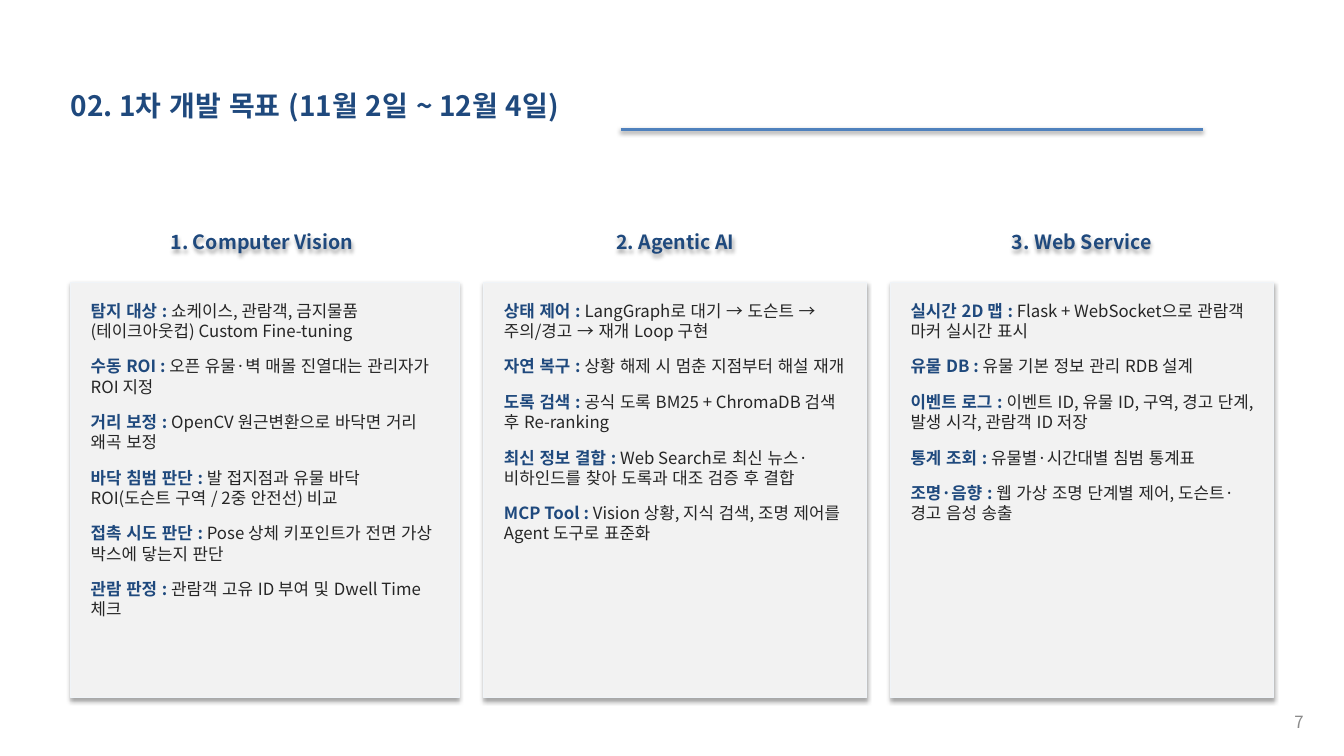
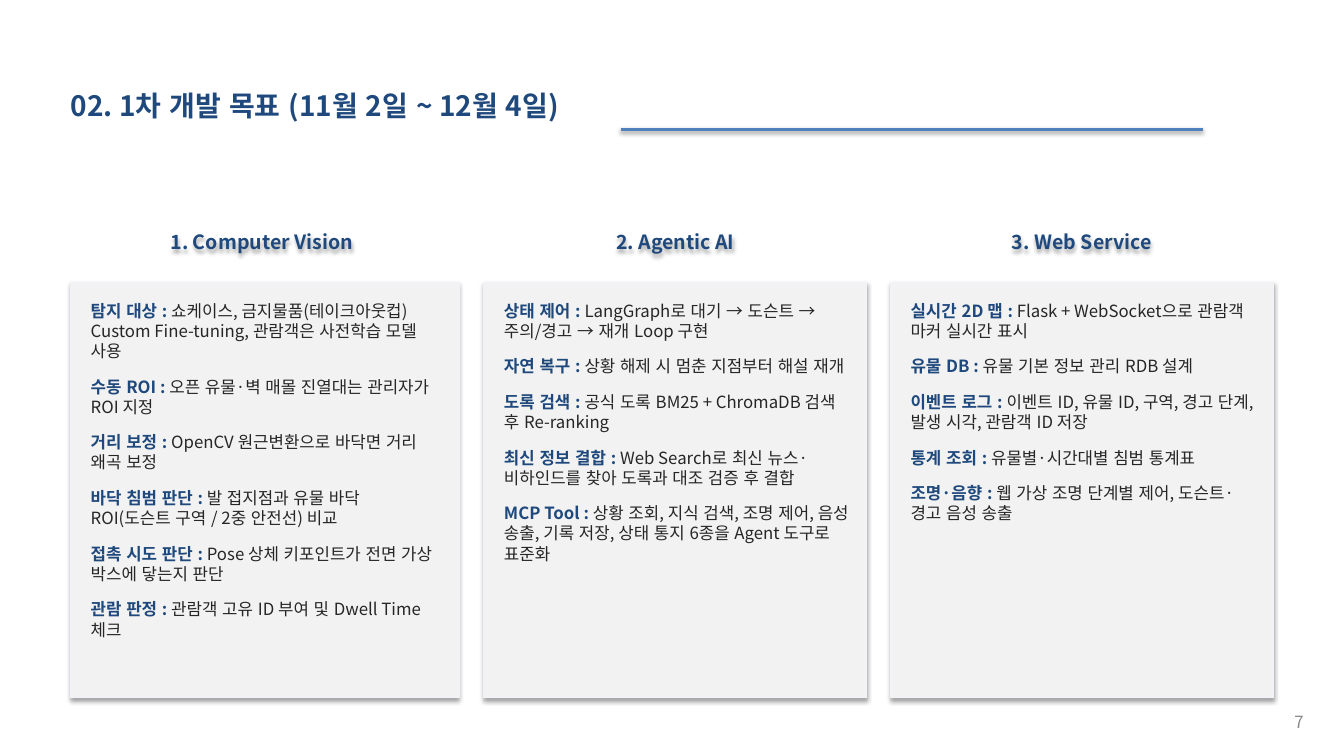
Before and after one commit to selkis4u/smart-museum-aiagent, a slide deck: slide 7 of docs/requirements/3조_스마트박물관_AI_Agent_기획서_v0.6.pptx. Drawn at 1344x756 pixels with LibreOffice and Linux fonts; fonts in the diff are those of the drawing. Boxes give left, top, right and bottom in pixels: in the first picture for what was removed or moved away, otherwise in the second. Text is boxed around its words. In the diff, an @@ line names an element or a change of style, - is before the commit and + after.

```diff
--- a/docs/requirements/3조_스마트박물관_AI_Agent_기획서_v0.6.pptx
+++ b/docs/requirements/3조_스마트박물관_AI_Agent_기획서_v0.6.pptx
@@ text at (91,303,417,359): text changed @@
-탐지 대상 : 쇼케이스, 관람객, 금지물품(테이크아웃컵) Custom Fine-tuning
+탐지 대상 : 쇼케이스, 금지물품(테이크아웃컵) Custom Fine-tuning, 관람객은 사전학습 모델 사용
@@ text at (504,505,849,562): text changed @@
-MCP Tool : Vision 상황, 지식 검색, 조명 제어를 Agent 도구로 표준화
+MCP Tool : 상황 조회, 지식 검색, 조명 제어, 음성 송출, 기록 저장, 상태 통지 6종을 Agent 도구로 표준화
```
Also in this commit, not shown: 5 other slides changed, 4 other files.
